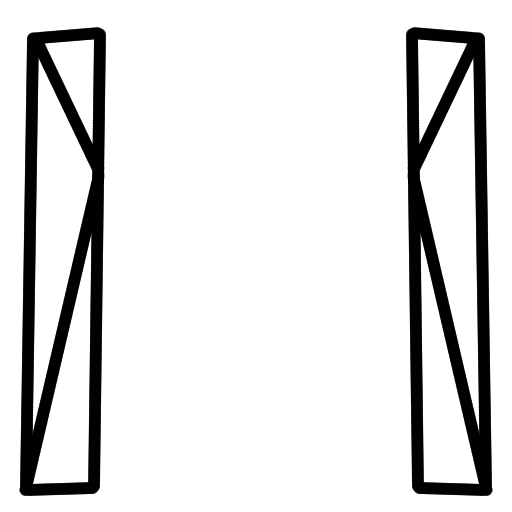
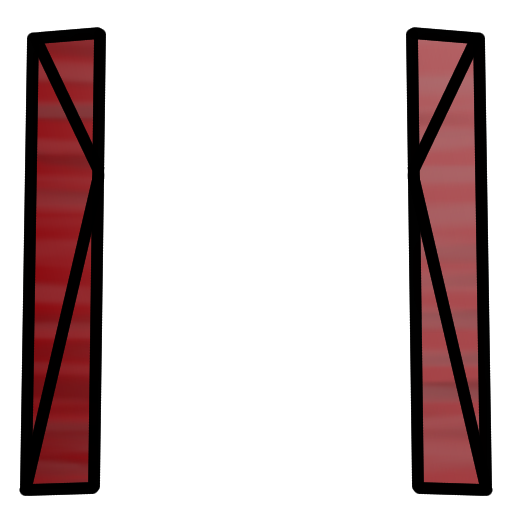
Revision of a layered 512 × 512 image; what changed, layer by layer:
painted on "Layer 2" over (32, 39, 480, 485)
added layer "Layer 9(pasted)" above "Layer 8" over (32, 39, 480, 485)
added layer "Layer 8" over (32, 39, 480, 485)
